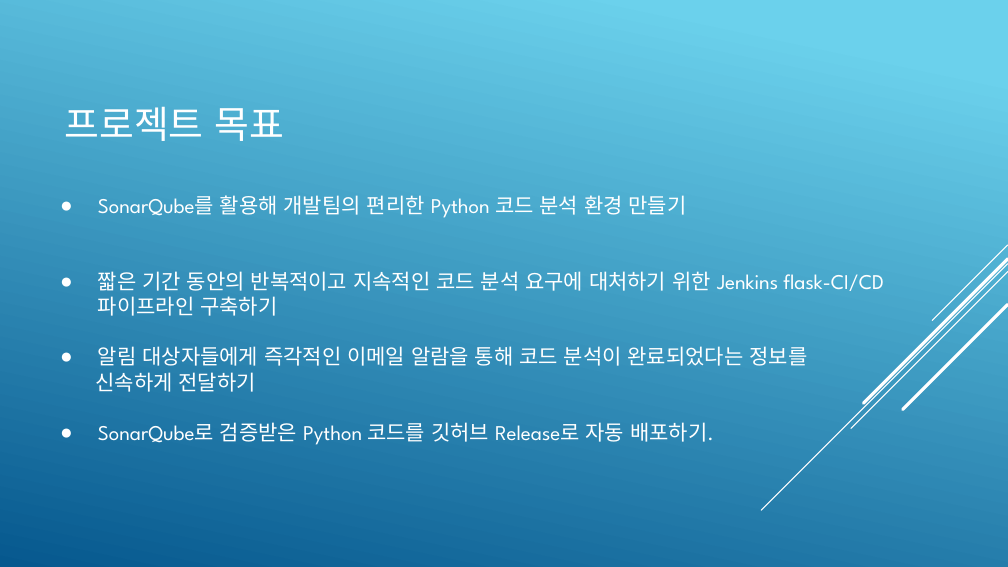
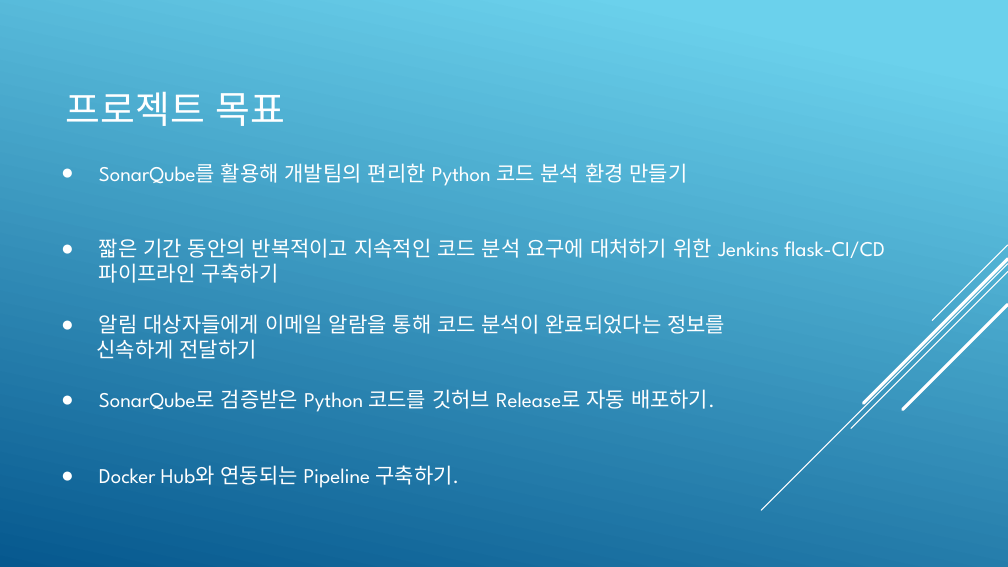
Before and after one commit to KimJeongHoon190/First_Project, a slide deck: slide 4 of 제출자료/최종 발표 프레젠테이션(김정훈).pptx. Drawn at 1008x567 pixels with LibreOffice and Linux fonts; fonts in the diff are those of the drawing. Boxes give left, top, right and bottom in pixels: in the first picture for what was removed or moved away, otherwise in the second. Text is boxed around its words. In the diff, an @@ line names an element or a change of style, - is before the commit and + after.

```diff
--- a/제출자료/최종 발표 프레젠테이션(김정훈).pptx
+++ b/제출자료/최종 발표 프레젠테이션(김정훈).pptx
@@ title "프로젝트 목표": place and size @@
-title "프로젝트 목표" at (65, 106, 284, 141)
+title "프로젝트 목표" at (66, 91, 286, 126)
@@ text at (96, 163, 884, 412): paragraph added @@
+● Docker Hub와 연동되는 Pipeline 구축하기.
@@ text "SonarQube를 활용해 개발팀의 편리한 Python ...": place and size @@
-text "SonarQube를 활용해 개발팀의 편리한 Python ..." at (95, 195, 883, 445)
+text "SonarQube를 활용해 개발팀의 편리한 Python ..." at (96, 163, 884, 412)
@@ text at (99, 314, 725, 334): text changed @@
-● 알림 대상자들에게 즉각적인 이메일 알람을 통해 코드 분석이 완료되었다는 정보를
+● 알림 대상자들에게 이메일 알람을 통해 코드 분석이 완료되었다는 정보를
```
Also in this commit, not shown: 7 other slides changed, 5 slides added, 3 other files.
